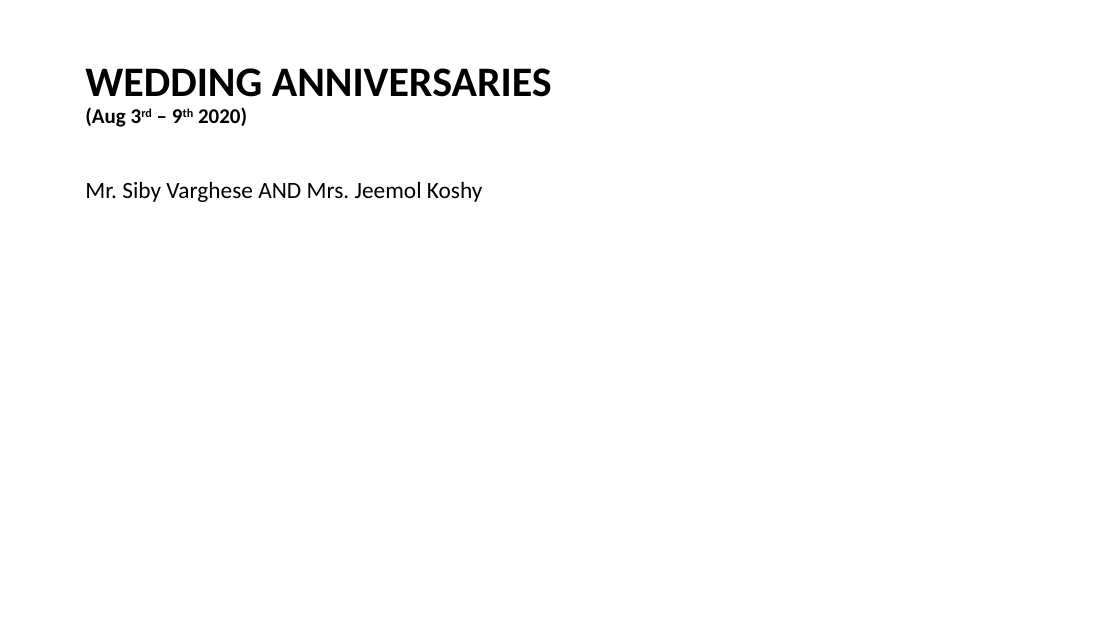
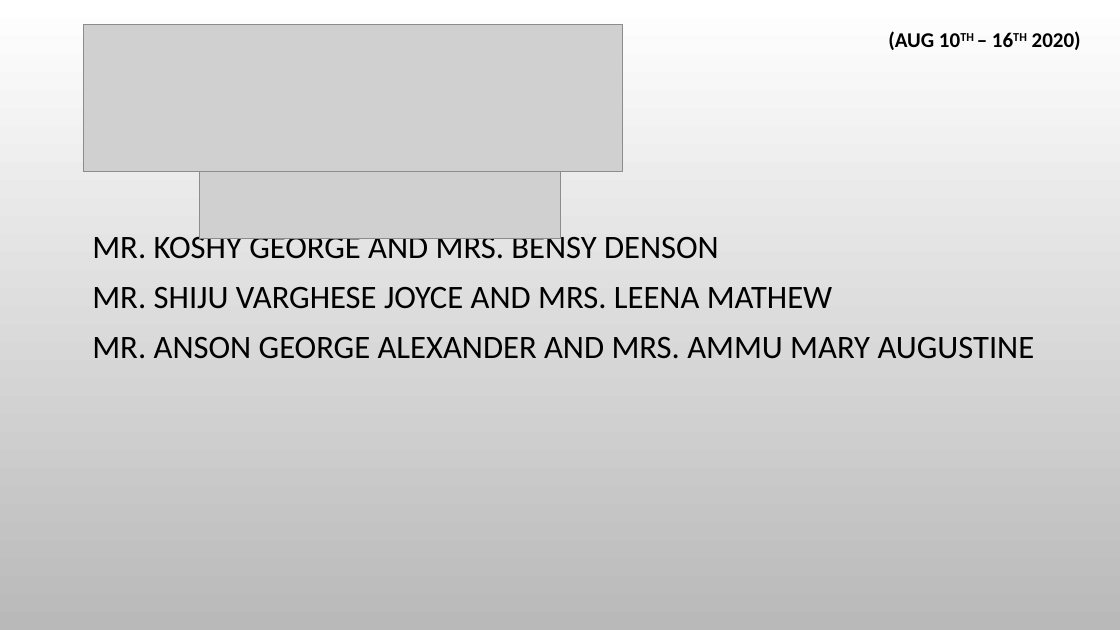
Before and after one commit to stoscsg/openlp-data, a slide deck: slide 2 of stosc_services/PPT/Birthday & Anniversaries.pptx. Drawn at 1120x630 pixels with LibreOffice and Linux fonts; fonts in the diff are those of the drawing; grey boxes stand for pictures; background and template pictures are left out. Boxes give left, top, right and bottom in pixels: in the first picture for what was removed or moved away, otherwise in the second. Text is boxed around its words. In the diff, an @@ line names an element or a change of style, - is before the commit and + after.

```diff
--- a/stosc_services/PPT/Birthday & Anniversaries.pptx
+++ b/stosc_services/PPT/Birthday & Anniversaries.pptx
@@ background #FFFFFF to picture (left out) @@
@@ picture added at (84, 24, 623, 171) @@
@@ text added at (888, 31, 1081, 50), 18 pt, text #000000, bold @@
+(AUG 10TH – 16TH 2020)
@@ title removed at (85, 68, 552, 127) @@
-WEDDING ANNIVERSARIES
-(Aug 3rd – 9th 2020)
@@ picture added at (199, 104, 560, 239) @@
@@ text at (92, 231, 1035, 359): text changed; size 20 to 28 pt @@
-Mr. Siby Varghese AND Mrs. Jeemol Koshy
+MR. KOSHY GEORGE AND MRS. BENSY DENSON
+MR. SHIJU VARGHESE JOYCE AND MRS. LEENA MATHEW
+MR. ANSON GEORGE ALEXANDER AND MRS. AMMU MARY AUGUSTINE
```
Also in this commit, not shown: 1 slide added, 1 slide removed, 3 other files.
